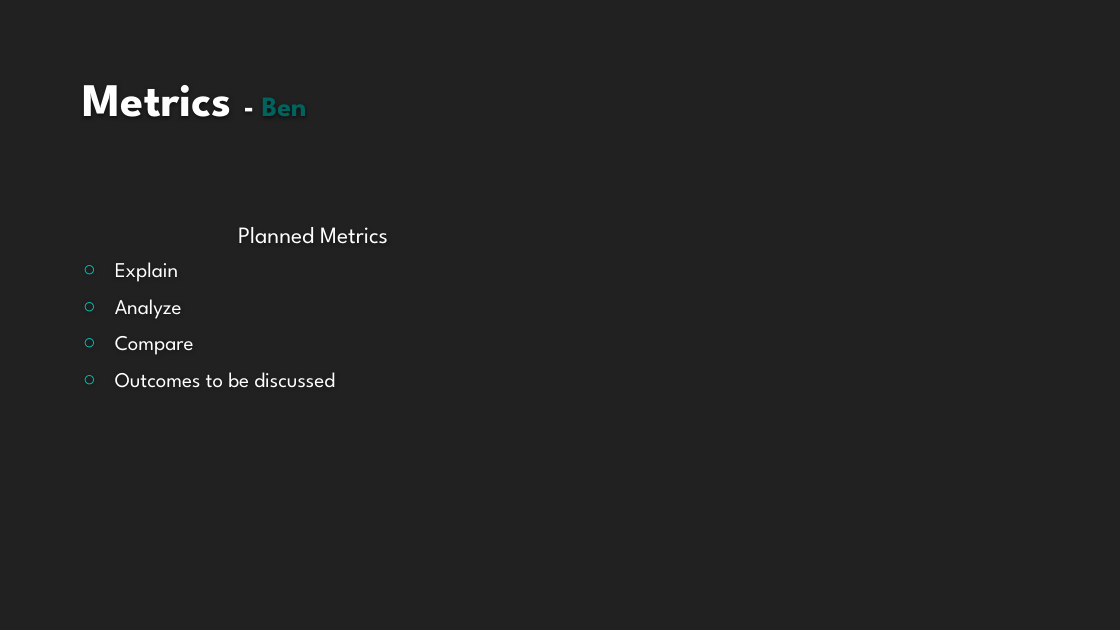
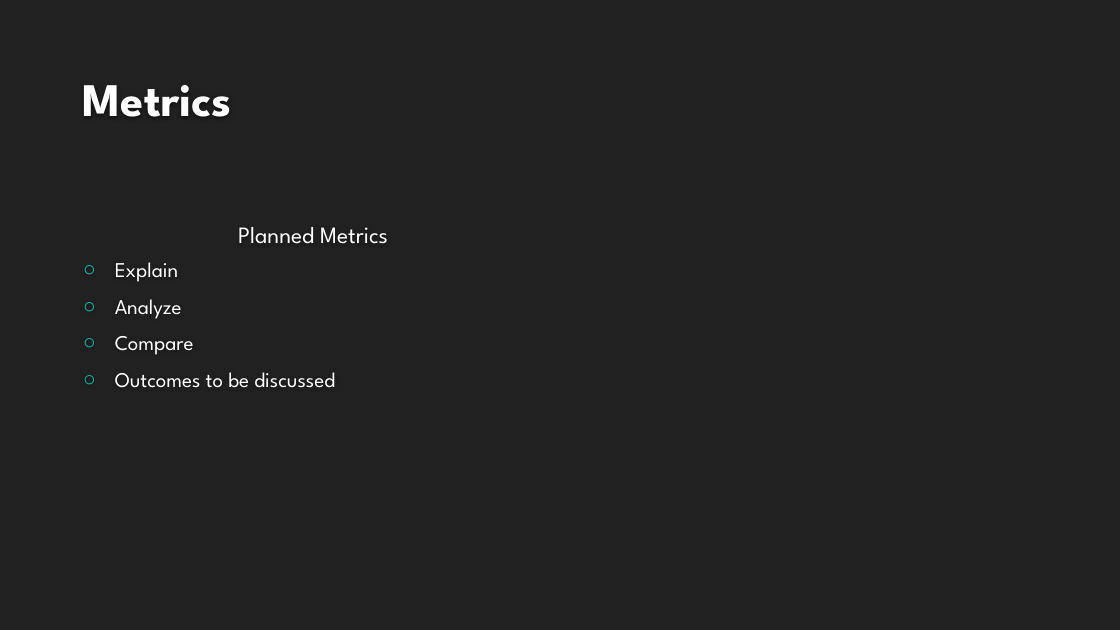
Before and after one commit to LaurenMadar/AML-finalgroup2, a slide deck: slide 11 of other/Group2_Phase1.pptx. Drawn at 1120x630 pixels with LibreOffice and Linux fonts; fonts in the diff are those of the drawing; background and template pictures are left out. Boxes give left, top, right and bottom in pixels: in the first picture for what was removed or moved away, otherwise in the second. Text is boxed around its words. In the diff, an @@ line names an element or a change of style, - is before the commit and + after.

Commit message:
Updated data slides.
Just need updates for Slide 11.

```diff
--- a/other/Group2_Phase1.pptx
+++ b/other/Group2_Phase1.pptx
@@ title at (x1=83, y1=85, x2=231, y2=117): text changed @@
-Metrics - Ben
+Metrics
```
Also in this commit, not shown: 5 other slides changed, 2 slides added, 2 slides removed.
